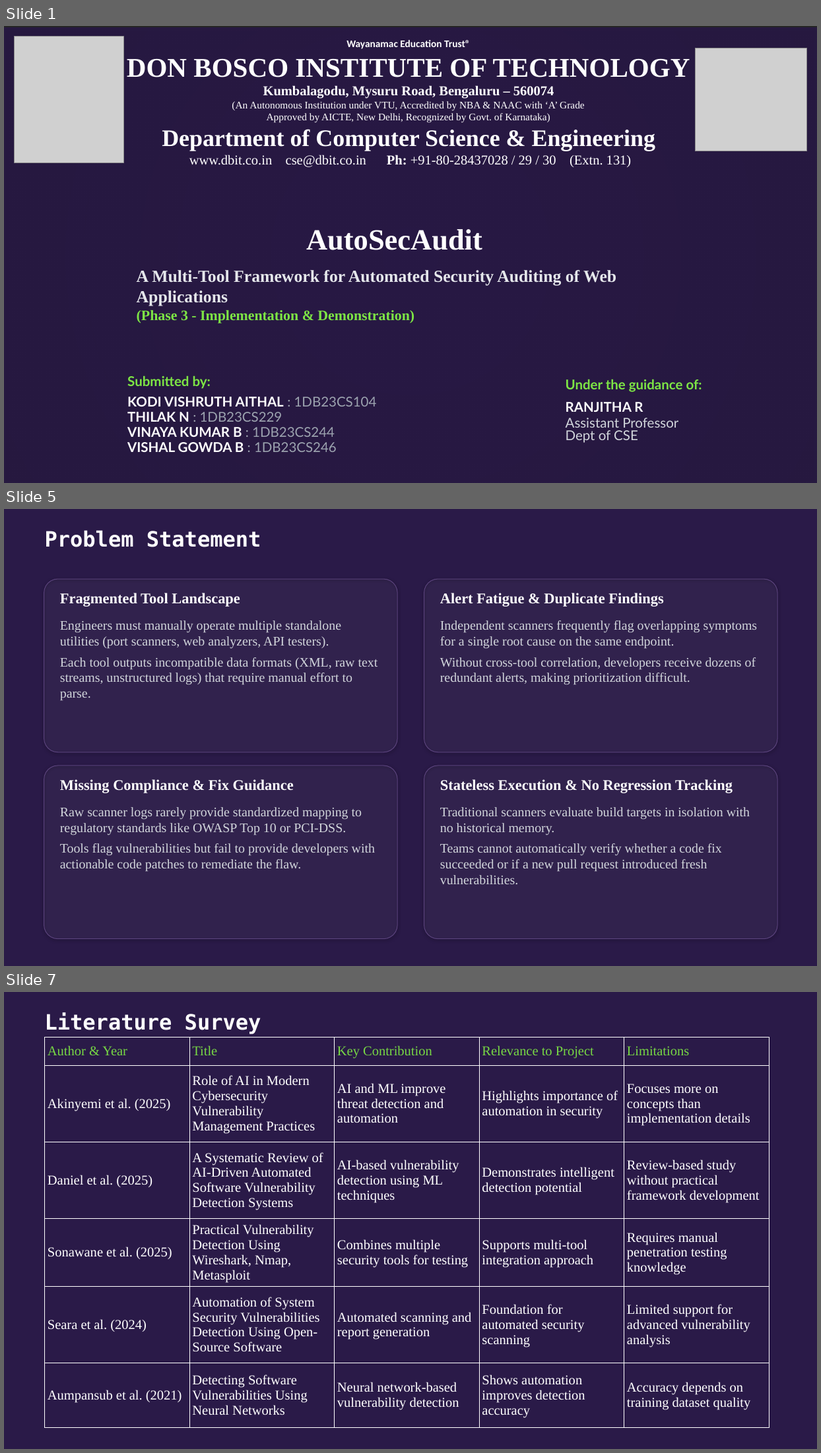
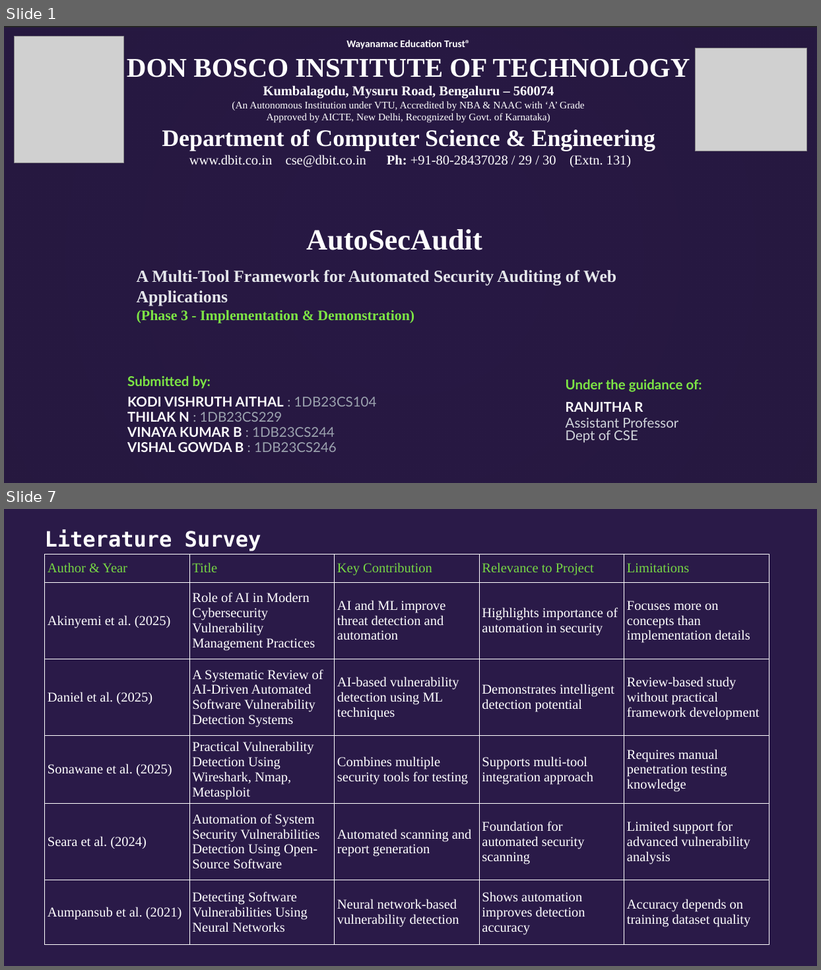
Before and after one commit to NEXUS-888/AutoSecAudit, a slide deck: Presentation/AutoSecAudit - Phase 3 Presentation.pptx. Shown one above the other, each under a label of ours: slides 1, 5 and 7 before the commit, slides 1 and 7 after it; the slides between them are not shown. The pictures are 821x1453 and 821x970 pixels, drawn with LibreOffice and Linux fonts; fonts in the diff are those of the drawing; grey boxes stand for pictures; background and template pictures are left out; a plain dark background stands for a picture behind light text. Boxes give left, top, right and bottom in pixels: in the first picture for what was removed or moved away, otherwise in the second. Text is boxed around its words. In the diff, an @@ line names an element or a change of style, - is before the commit and + after.

```diff
--- a/Presentation/AutoSecAudit - Phase 3 Presentation.pptx
+++ b/Presentation/AutoSecAudit - Phase 3 Presentation.pptx
@@ slide 5 removed at box(4, 509, 817, 966), background #2A1A48 @@
@@ text removed at box(45, 530, 261, 547) @@
-Problem Statement
@@ rounded rectangle removed at box(44, 579, 398, 753) @@
@@ rounded rectangle removed at box(424, 579, 778, 753) @@
@@ text removed at box(60, 593, 240, 607) @@
-Fragmented Tool Landscape
@@ text removed at box(440, 593, 664, 607) @@
-Alert Fatigue & Duplicate Findings
@@ text removed at box(60, 621, 378, 701) @@
-Engineers must manually operate multiple standalone utilities (port scanners, web analyzers, API testers).
-Each tool outputs incompatible data formats (XML, raw text streams, unstructured logs) that require manual effort to parse.
@@ text removed at box(440, 621, 758, 685) @@
-Independent scanners frequently flag overlapping symptoms for a single root cause on the same endpoint.
-Without cross-tool correlation, developers receive dozens of redundant alerts, making prioritization difficult.
@@ rounded rectangle removed at box(44, 766, 398, 939) @@
@@ rounded rectangle removed at box(424, 766, 778, 939) @@
@@ text removed at box(60, 780, 294, 793) @@
-Missing Compliance & Fix Guidance
@@ text removed at box(440, 780, 733, 793) @@
-Stateless Execution & No Regression Tracking
@@ text removed at box(60, 807, 375, 872) @@
-Raw scanner logs rarely provide standardized mapping to regulatory standards like OWASP Top 10 or PCI-DSS.
-Tools flag vulnerabilities but fail to provide developers with actionable code patches to remediate the flaw.
@@ text removed at box(440, 807, 750, 885) @@
-Traditional scanners evaluate build targets in isolation with no historical memory.
-Teams cannot automatically verify whether a code fix succeeded or if a new pull request introduced fresh vulnerabilities.
```
Also in this commit, not shown: 13 slides changed, 6 slides added, 6 other slides removed, 41 other files.
